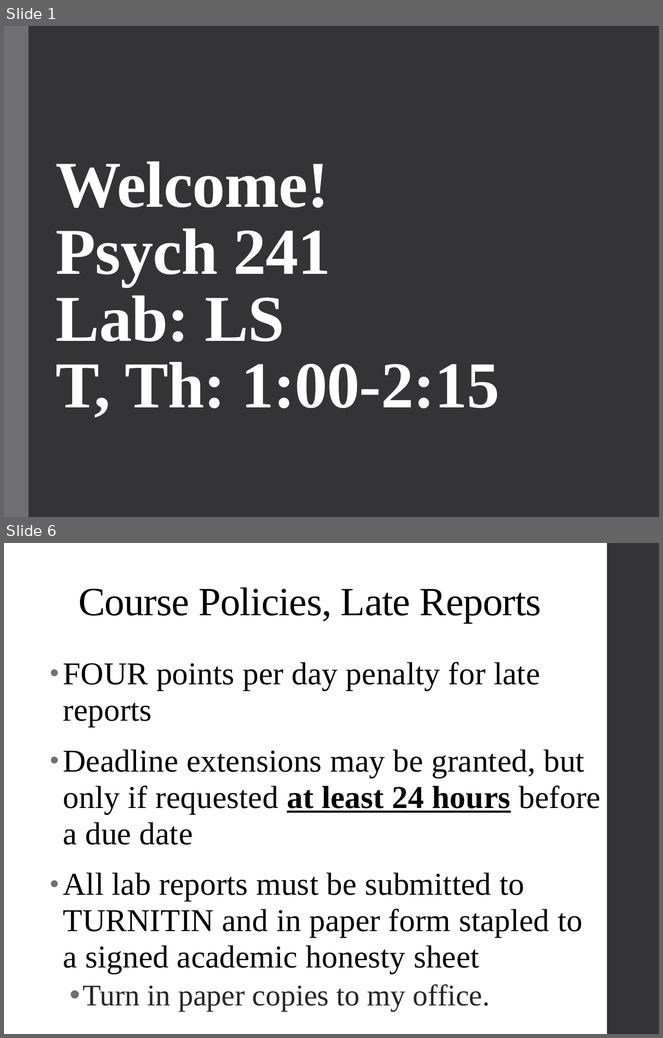
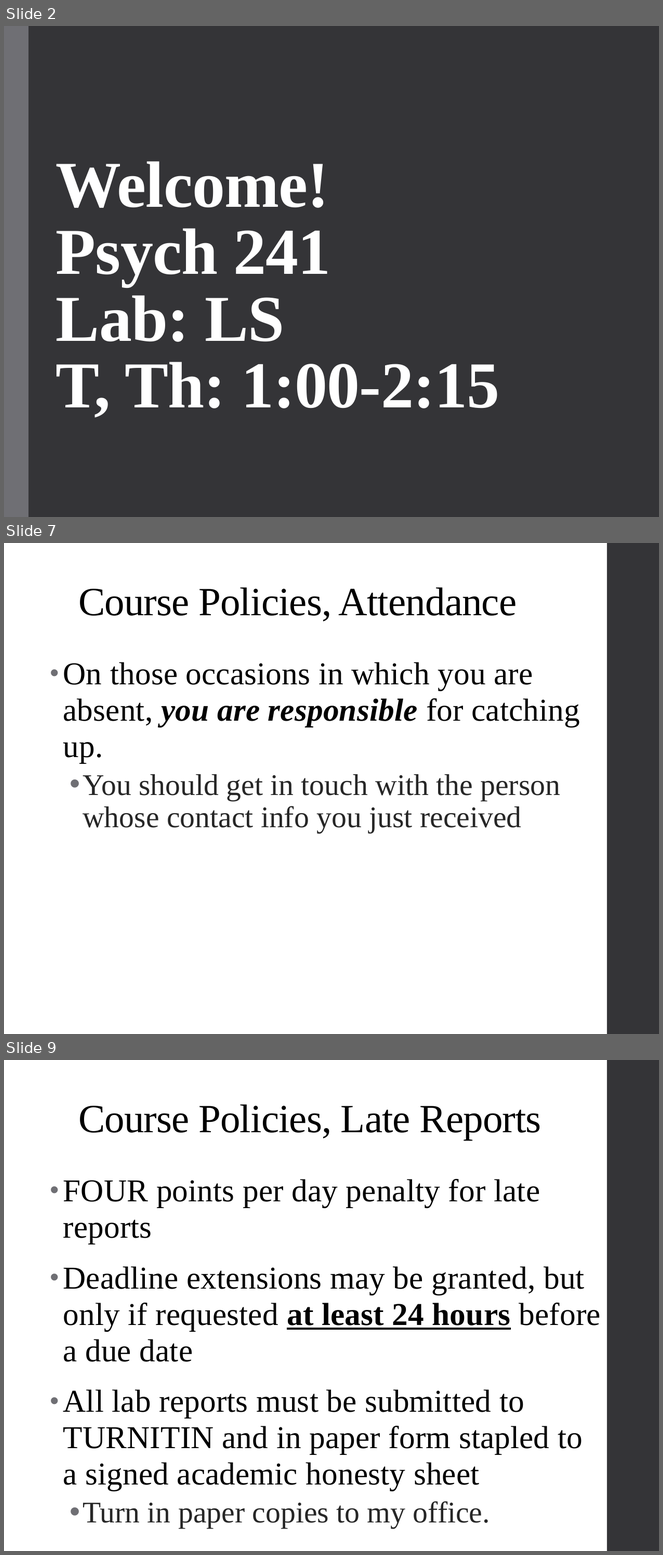
Before and after one commit to psadil/psych241, a slide deck: slides/lab1_21jan2016/lab1_21jan2016.pptx. Shown one above the other, each under a label of ours: slides 1 and 6 before the commit, slides 2, 7 and 9 after it; the slides between them are not shown. The pictures are 663x1038 and 663x1555 pixels, drawn with LibreOffice and Linux fonts; fonts in the diff are those of the drawing. Boxes give left, top, right and bottom in pixels: in the first picture for what was removed or moved away, otherwise in the second. Text is boxed around its words. In the diff, an @@ line names an element or a change of style, - is before the commit and + after.

```diff
--- a/slides/lab1_21jan2016/lab1_21jan2016.pptx
+++ b/slides/lab1_21jan2016/lab1_21jan2016.pptx
@@ slide 7 added at (x1=4, y1=543, x2=659, y2=1034), background #FFFFFF; not listed: 1 template element that a slide beside it also shows @@
@@ title added at (x1=78, y1=587, x2=517, y2=622), 44 pt, text #000000 @@
+Course Policies, Attendance
@@ text added at (x1=63, y1=662, x2=581, y2=833), 35 pt, text #000000 @@
+• On those occasions in which you are absent, you are responsible for catching up.
+  • You should get in touch with the person whose contact info you just received
@@ what was slide 1 is now slide 2 @@
@@ what was slide 6 is now slide 9 @@
```
Also in this commit, not shown: 5 slides changed, 4 other slides added, 1 slide removed.
